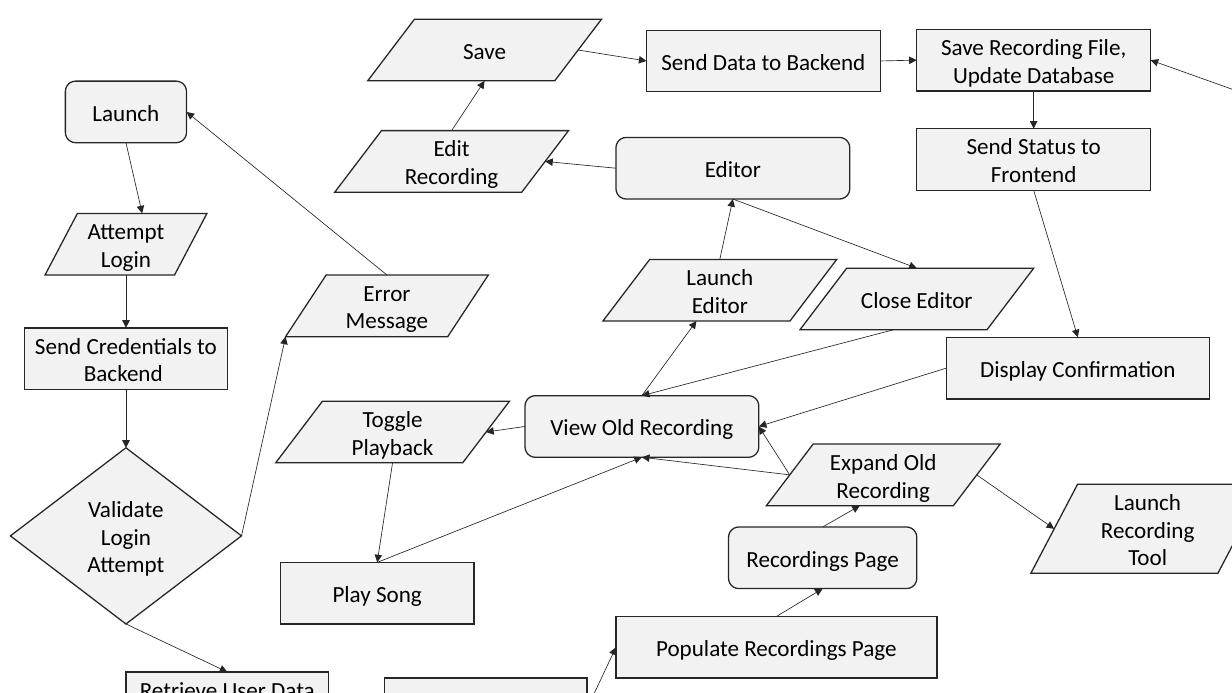
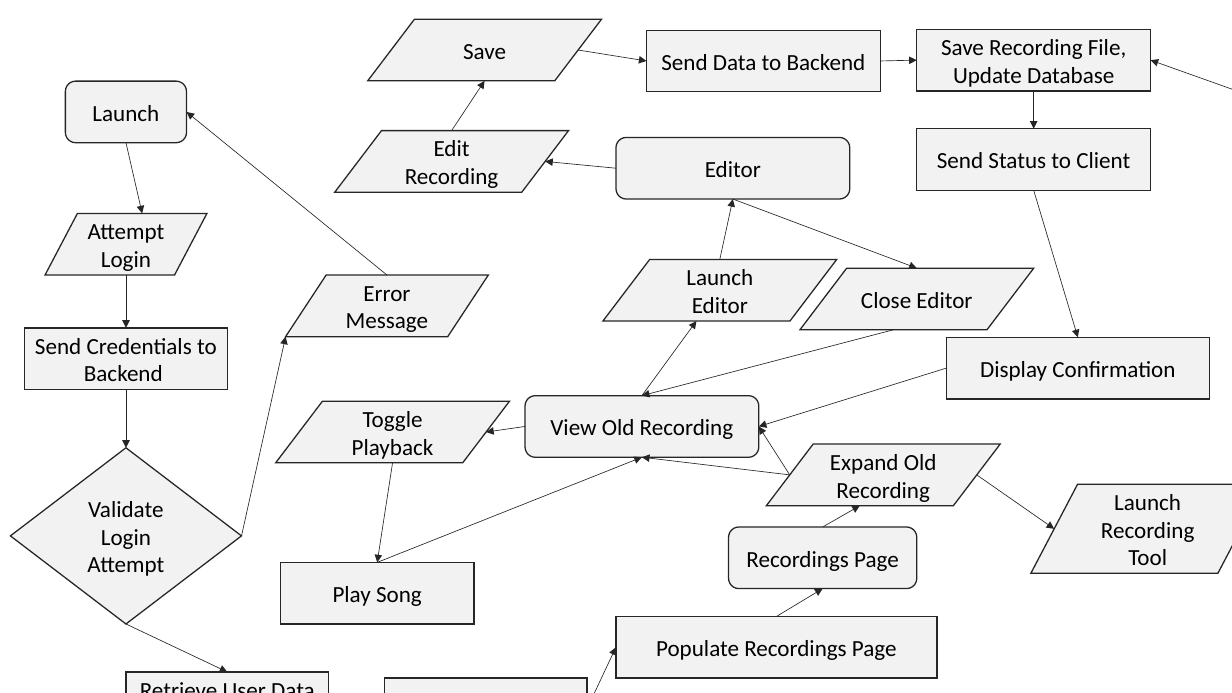
Before and after one commit to camilleforster/echo-app, a slide deck: slide 4 of diagrams/Diagrams.pptx. Drawn at 1232x693 pixels with LibreOffice and Linux fonts; fonts in the diff are those of the drawing. Boxes give left, top, right and bottom in pixels: in the first picture for what was removed or moved away, otherwise in the second. Text is boxed around its words. In the diff, an @@ line names an element or a change of style, - is before the commit and + after.

Commit message:
Update diagrams

```diff
--- a/diagrams/Diagrams.pptx
+++ b/diagrams/Diagrams.pptx
@@ text in rectangle at bbox=[937, 152, 1130, 168]: text changed @@
-Send Status to Frontend
+Send Status to Client
```
